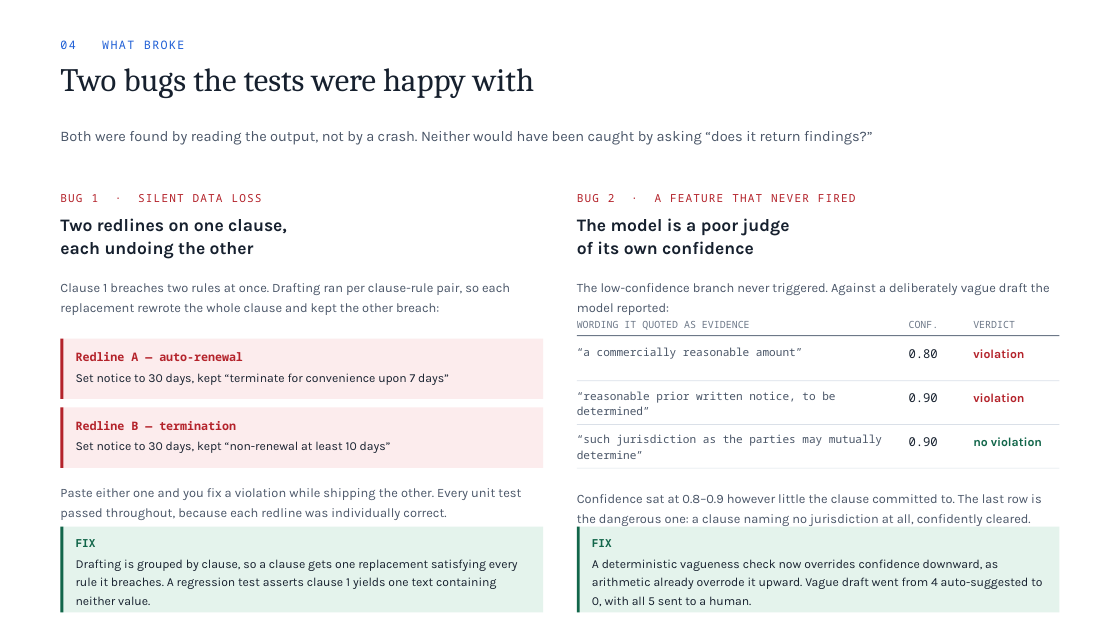
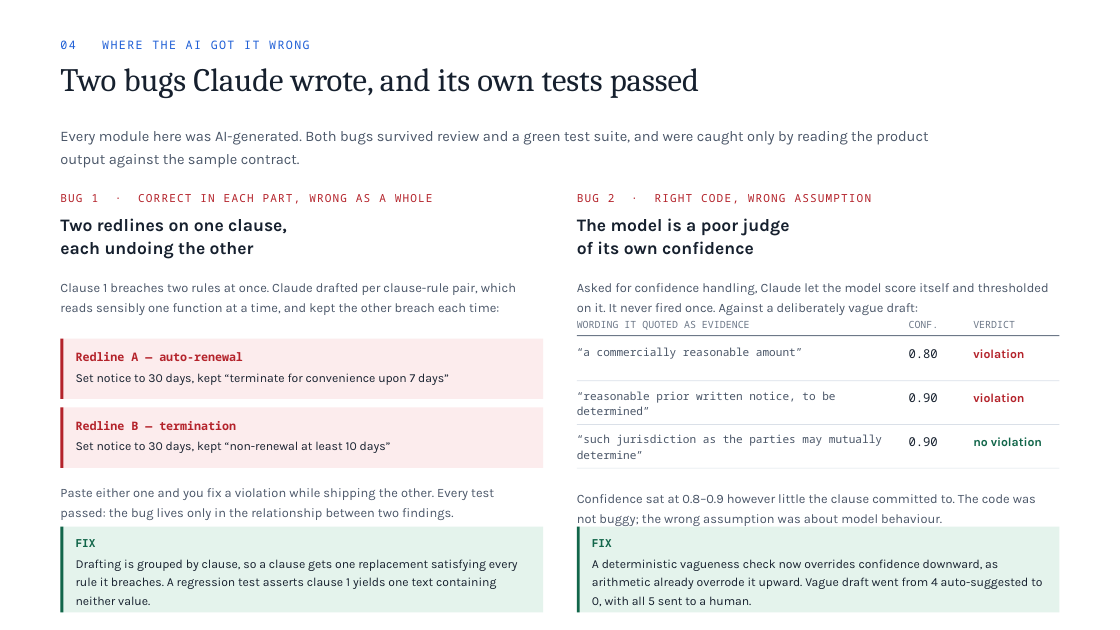
Before and after one commit to Rn-sripathi/Zycus, a slide deck: slide 4 of docs/Zycus_Redlining_Agent_Deck.pptx. Drawn at 1120x630 pixels with LibreOffice and Linux fonts; fonts in the diff are those of the drawing. Boxes give left, top, right and bottom in pixels: in the first picture for what was removed or moved away, otherwise in the second. Text is boxed around its words. In the diff, an @@ line names an element or a change of style, - is before the commit and + after.

```diff
--- a/docs/Zycus_Redlining_Agent_Deck.pptx
+++ b/docs/Zycus_Redlining_Agent_Deck.pptx
@@ text at (x1=60, y1=40, x2=309, y2=49): text changed @@
-04 WHAT BROKE
+04 WHERE THE AI GOT IT WRONG
@@ text at (x1=60, y1=68, x2=699, y2=98): text changed @@
-Two bugs the tests were happy with
+Two bugs Claude wrote, and its own tests passed
@@ text at (x1=60, y1=131, x2=928, y2=168): text changed @@
-Both were found by reading the output, not by a crash. Neither would have been caught by asking “does it return findings?”
+Every module here was AI-generated. Both bugs survived review and a green test suite, and were caught only by reading the product output against the sample contract.
@@ text at (x1=92, y1=194, x2=386, y2=202): text changed @@
-BUG 1 · SILENT DATA LOSS
+BUG 1 · CORRECT IN EACH PART, WRONG AS A WHOLE
@@ text at (x1=608, y1=194, x2=872, y2=204): text changed @@
-BUG 2 · A FEATURE THAT NEVER FIRED
+BUG 2 · RIGHT CODE, WRONG ASSUMPTION
@@ text at (x1=60, y1=283, x2=516, y2=315): text changed @@
-Clause 1 breaches two rules at once. Drafting ran per clause-rule pair, so each replacement rewrote the whole clause and kept the other breach:
+Clause 1 breaches two rules at once. Claude drafted per clause-rule pair, which reads sensibly one function at a time, and kept the other breach each time:
@@ text at (x1=577, y1=283, x2=1049, y2=315): text changed @@
-The low-confidence branch never triggered. Against a deliberately vague draft the model reported:
+Asked for confidence handling, Claude let the model score itself and thresholded on it. It never fired once. Against a deliberately vague draft:
@@ text at (x1=60, y1=488, x2=494, y2=520): text changed @@
-Paste either one and you fix a violation while shipping the other. Every unit test passed throughout, because each redline was individually correct.
+Paste either one and you fix a violation while shipping the other. Every test passed: the bug lives only in the relationship between two findings.
@@ text at (x1=577, y1=494, x2=1036, y2=528): text changed @@
-Confidence sat at 0.8–0.9 however little the clause committed to. The last row is the dangerous one: a clause naming no jurisdiction at all, confidently cleared.
+Confidence sat at 0.8–0.9 however little the clause committed to. The code was not buggy; the wrong assumption was about model behaviour.
```
Also in this commit, not shown: 3 other files.
